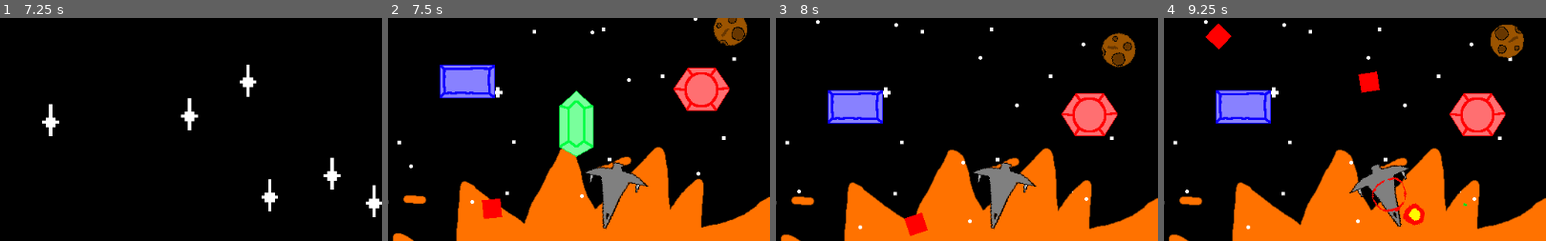
Above: before the commit, frames 1-4 (left to right).
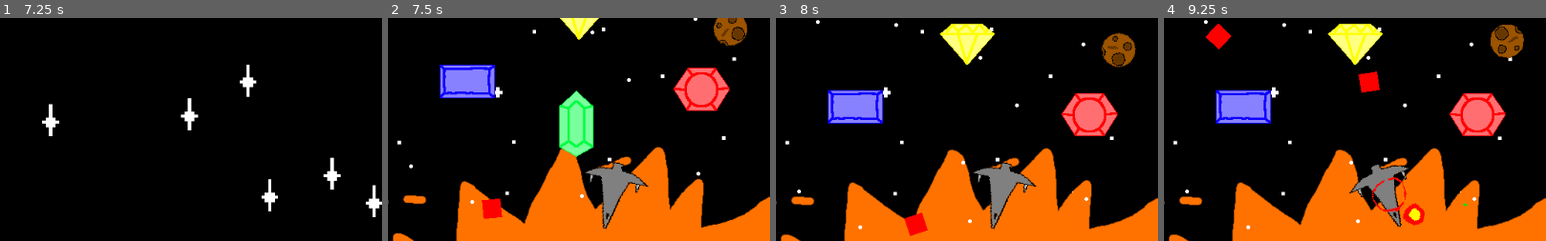
Above: after the commit, the same moments.

Repository: jlpatter/GodotSpaceShooter
Game: Godot game, scene res://src/Misc/GippiesSplash.tscn
Two runs of this game, one before a commit and one after it. Both use one fixed random seed, a clock stepped at 60 frames per second and the inputs below.
Inputs (mouse positions are % of the whole screen's width and height, from its top left):
- Up to frame 1 (7.25 s): tap Enter at 0.5, 2 s; hold D (move_right) 0.53-1.28 s; tap Space (shoot) at 0.6, 1.25, 1.35, 2.1, 2.75, 2.85, 3.6, 4.35 s; hold A (move_left) 1.28-2.03 s; hold D (move_right) 2.03-2.78 s; hold W (move_up) 2.78-3.53 s; hold A (move_left) 3.53-5 s; tap M (map) at 4.15 s; click "Star Map" at 5 s; click (5, 33) at 5.77 s; click "Engage!" at 6.5 s
- Up to frame 2 (7.5 s): click "Go Back" at 7.25 s
- Up to frame 3 (8 s): no input
- Up to frame 4 (9.25 s): hold A (move_left) 8.03-8.78 s; tap Space (shoot) at 8.1, 8.85 s; hold D (move_right) from 8.78 s (still down)
The pictures show only the part of the screen within x 21-71%, y 0-50%; the shares and areas given below are measured in that part.

Frame 1 is identical in both runs. In frame 2, 0.5% of the frame differs, in the area x 45-56%, y 0-10%; in frame 3, 1.6%, in the area x 42-58%, y 2-21%; in frame 4, 1.6%.

Commit message:
Added yellow gem

Diff:
--- a/src/Actors/Player.gd
+++ b/src/Actors/Player.gd
@@ -100,6 +100,9 @@
 	elif gem == "Blue":
 		PlayerVariables.has_blue = true
 		get_parent().get_node("CanvasLayer/UI/BlueGem").show()
+	elif gem == "Yellow":
+		PlayerVariables.has_yellow = true
+		get_parent().get_node("CanvasLayer/UI/YellowGem").show()
 
 func activate_map():
 	if not map_is_active:
--- /dev/null
+++ b/src/Actors/YellowGem.gd
@@ -0,0 +1,8 @@
+extends Node2D
+
+
+
+func _on_Area2D_body_entered(body):
+	if "Player" in body.name:
+		body.add_gem("Yellow")
+		queue_free()
--- /dev/null
+++ b/src/Actors/YellowGem.tscn
@@ -0,0 +1,17 @@
+[gd_scene load_steps=3 format=2]
+
+[ext_resource path="res://Assets/YellowGem.png" type="Texture" id=1]
+[ext_resource path="res://src/Actors/YellowGem.gd" type="Script" id=2]
+
+[node name="YellowGem" type="Node2D"]
+script = ExtResource( 2 )
+
+[node name="YellowGem" type="Sprite" parent="."]
+texture = ExtResource( 1 )
+
+[node name="Area2D" type="Area2D" parent="."]
+
+[node name="CollisionPolygon2D" type="CollisionPolygon2D" parent="Area2D"]
+polygon = PoolVector2Array( -21.374, -25.1557, 21.406, -25.1557, 37.1391, -12.251, 0.546349, 29.8218, -36.4, -12.4278 )
+
+[connection signal="body_entered" from="Area2D" to="." method="_on_Area2D_body_entered"]
--- a/src/Levels/Level1.tscn
+++ b/src/Levels/Level1.tscn
@@ -9,6 +9,7 @@
 [ext_resource path="res://src/Actors/GreenGem.tscn" type="PackedScene" id=7]
 [ext_resource path="res://src/Actors/RedGem.tscn" type="PackedScene" id=8]
 [ext_resource path="res://src/Actors/BlueGem.tscn" type="PackedScene" id=9]
+[ext_resource path="res://src/Actors/YellowGem.tscn" type="PackedScene" id=10]
 
 [node name="Level1" type="Node2D"]
 script = ExtResource( 6 )
@@ -52,3 +53,6 @@
 
 [node name="BlueGem" parent="." instance=ExtResource( 9 )]
 position = Vector2( 323.126, 299.538 )
+
+[node name="YellowGem" parent="." instance=ExtResource( 10 )]
+position = Vector2( 472.966, 212.726 )
--- a/src/Levels/Map.gd
+++ b/src/Levels/Map.gd
@@ -48,6 +48,8 @@
 		$RedGem.show()
 	if PlayerVariables.has_blue:
 		$BlueGem.show()
+	if PlayerVariables.has_yellow:
+		$YellowGem.show()
 
 func _on_EngageButton_pressed():
 	var pressed_destinations = []
--- a/src/Levels/Map.tscn
+++ b/src/Levels/Map.tscn
@@ -1,10 +1,11 @@
-[gd_scene load_steps=6 format=2]
+[gd_scene load_steps=7 format=2]
 
 [ext_resource path="res://src/Levels/CurrentPointer.tscn" type="PackedScene" id=1]
 [ext_resource path="res://Assets/GreenGem2.png" type="Texture" id=2]
 [ext_resource path="res://Assets/RedGem.png" type="Texture" id=3]
 [ext_resource path="res://src/Levels/Map.gd" type="Script" id=4]
 [ext_resource path="res://Assets/BlueGem.png" type="Texture" id=5]
+[ext_resource path="res://Assets/YellowGem.png" type="Texture" id=6]
 
 [node name="Map" type="Control"]
 anchor_right = 1.0
@@ -131,6 +132,22 @@
 margin_bottom = -49.732
 texture = ExtResource( 5 )
 expand = true
+__meta__ = {
+"_edit_use_anchors_": false
+}
+
+[node name="YellowGem" type="TextureRect" parent="."]
+visible = false
+anchor_left = 0.5
+anchor_top = 1.0
+anchor_right = 0.5
+anchor_bottom = 1.0
+margin_left = 329.627
+margin_top = -92.2518
+margin_right = 369.627
+margin_bottom = -52.2518
+texture = ExtResource( 6 )
+expand = true
 
 [connection signal="pressed" from="EngageButton" to="." method="_on_EngageButton_pressed"]
 [connection signal="pressed" from="GoBackButton" to="." method="_on_GoBackButton_pressed"]
--- a/src/Misc/UI.gd
+++ b/src/Misc/UI.gd
@@ -9,6 +9,8 @@
 		$RedGem.show()
 	if PlayerVariables.has_blue:
 		$BlueGem.show()
+	if PlayerVariables.has_yellow:
+		$YellowGem.show()
 
 func _on_StarMapBtn_pressed():
 	get_parent().get_parent().get_node("Player").activate_map()
--- a/src/Misc/UI.tscn
+++ b/src/Misc/UI.tscn
@@ -1,9 +1,10 @@
-[gd_scene load_steps=9 format=2]
+[gd_scene load_steps=10 format=2]
 
 [ext_resource path="res://src/Misc/UI.gd" type="Script" id=1]
 [ext_resource path="res://Assets/GreenGem2.png" type="Texture" id=2]
 [ext_resource path="res://Assets/RedGem.png" type="Texture" id=3]
 [ext_resource path="res://Assets/BlueGem.png" type="Texture" id=4]
+[ext_resource path="res://Assets/YellowGem.png" type="Texture" id=5]
 
 [sub_resource type="StyleBoxFlat" id=1]
 bg_color = Color( 1, 0, 0, 1 )
@@ -161,4 +162,17 @@
 "_edit_use_anchors_": false
 }
 
+[node name="YellowGem" type="TextureRect" parent="."]
+visible = false
+anchor_left = 1.0
+anchor_top = 1.0
+anchor_right = 1.0
+anchor_bottom = 1.0
+margin_left = -233.641
+margin_top = -69.209
+margin_right = -193.641
+margin_bottom = -29.209
+texture = ExtResource( 5 )
+expand = true
+
 [connection signal="pressed" from="StarMapBtn" to="." method="_on_StarMapBtn_pressed"]
--- a/src/PlayerVariables.gd
+++ b/src/PlayerVariables.gd
@@ -2,6 +2,8 @@
 
 var health = 100
 var fuel = 0
+
 var has_green = false
 var has_red = false
 var has_blue = false
+var has_yellow = false
Binary file added: Assets/YellowGem.png
Not shown, added: Assets/YellowGem.png.import
Not shown: 1 places in src/Levels/Level1.tscn that only renumber resources
Not shown, added: Assets/YellowGem.kra
